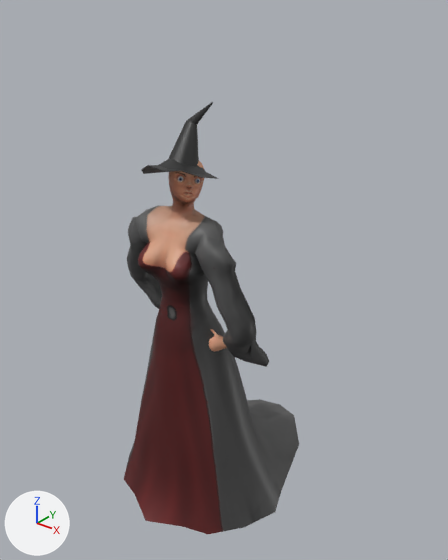
The FBX model Assets/Models/Characters/witch/witch@listen.fbx: old version first, new version second.
One viewpoint serves both versions: a 50 mm camera at (0.0148, -0.0169, 0.021) aimed at (-0.0004, 0.0021, 0.0092). The axes (+X, +Y, +Z) are drawn at lower left. The lights are the same throughout. Both versions are drawn at frame 291 of the action 'Take 001'; the numbers are the values there. Vertices at the same position are counted once.

In view in the first picture: 'witch_lowPoly', 'witchesHat'.
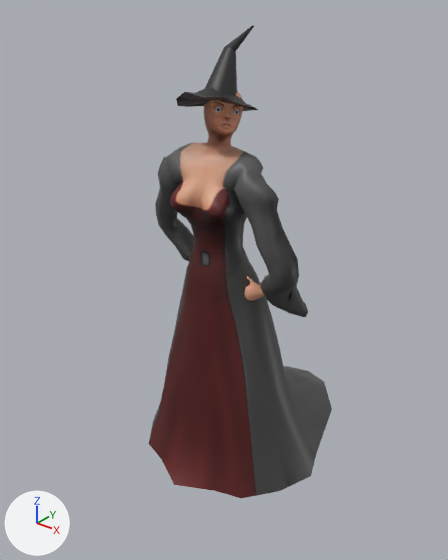
What the commit changed:
me_mesh has 1605 vertices, 3146 faces and spans x -1.36..1.36, y -2.35..2.72, z -2.16..1.26.
me_mesh is used by ob_witch_lowpoly; location (0.0, 0.0, 0.00706); rotation (1.571, 0.0, 0.0), in degrees (90, 0, 0); scale (0.003, 0.003, 0.003).
me_mesh part 3: the whole mesh is moved by (0.0, 2.55, -0.67).
me_mesh_001 is used by ob_witcheshat; location (0.0, 0.0, 0.00706); rotation (1.571, 0.0, 0.0), in degrees (90, 0, 0); scale (0.003, 0.003, 0.003).
me_mesh_001 had 86 vertices, 168 faces and spanned x -0.449..0.461, y 2.39..3.354, z -0.139..0.773.
me_mesh_001 now has 87 vertices, 170 faces and spans x -0.449..0.461, y 4.943..5.907, z -0.81..0.102.
me_mesh_001 part 1: the whole mesh is rebuilt.
Part 2, on me_mesh_001:
78 vertices are added at x -0.449..0.461, y 4.943..5.907, z -0.81..0.102.
9 new vertices lie (0.0, 0.005, 0.0) away from vertices in x -0.449..0.461, y 4.943..5.275, z -0.81..0.102.
170 new faces join them.
Object 'witch_lowPoly' (ob_witch_lowpoly) moves from (0.0, 0.0, 0.00706) to (0.0, 0.0, 0.0).
Object 'witch_lowPoly' (ob_witch_lowpoly) is rescaled from (0.003, 0.003, 0.003) to (0.0033, 0.0033, 0.0033).
Object 'witchesHat' (ob_witcheshat) moves from (0.0, 0.0, 0.00706) to (0.0, 0.0, 0.0).
Object 'witchesHat' (ob_witcheshat) is rescaled from (0.003, 0.003, 0.003) to (0.0033, 0.0033, 0.0033).

Where the change shows, as pixel boxes [x1, y1, x2, y2] in the pictures (448 x 560 px):
'witch_lowPoly', moved, rescaled (9% taller): before [124, 161, 299, 534]; after [149, 91, 332, 498]
'witchesHat', reshaped, moved, rescaled (6% wider, 12% taller): before [141, 102, 218, 179]; after [176, 25, 258, 111]
part 1 of me_mesh_001, deleted: before [141, 102, 218, 179]
part 2 of me_mesh_001, added: after [176, 25, 258, 111]
